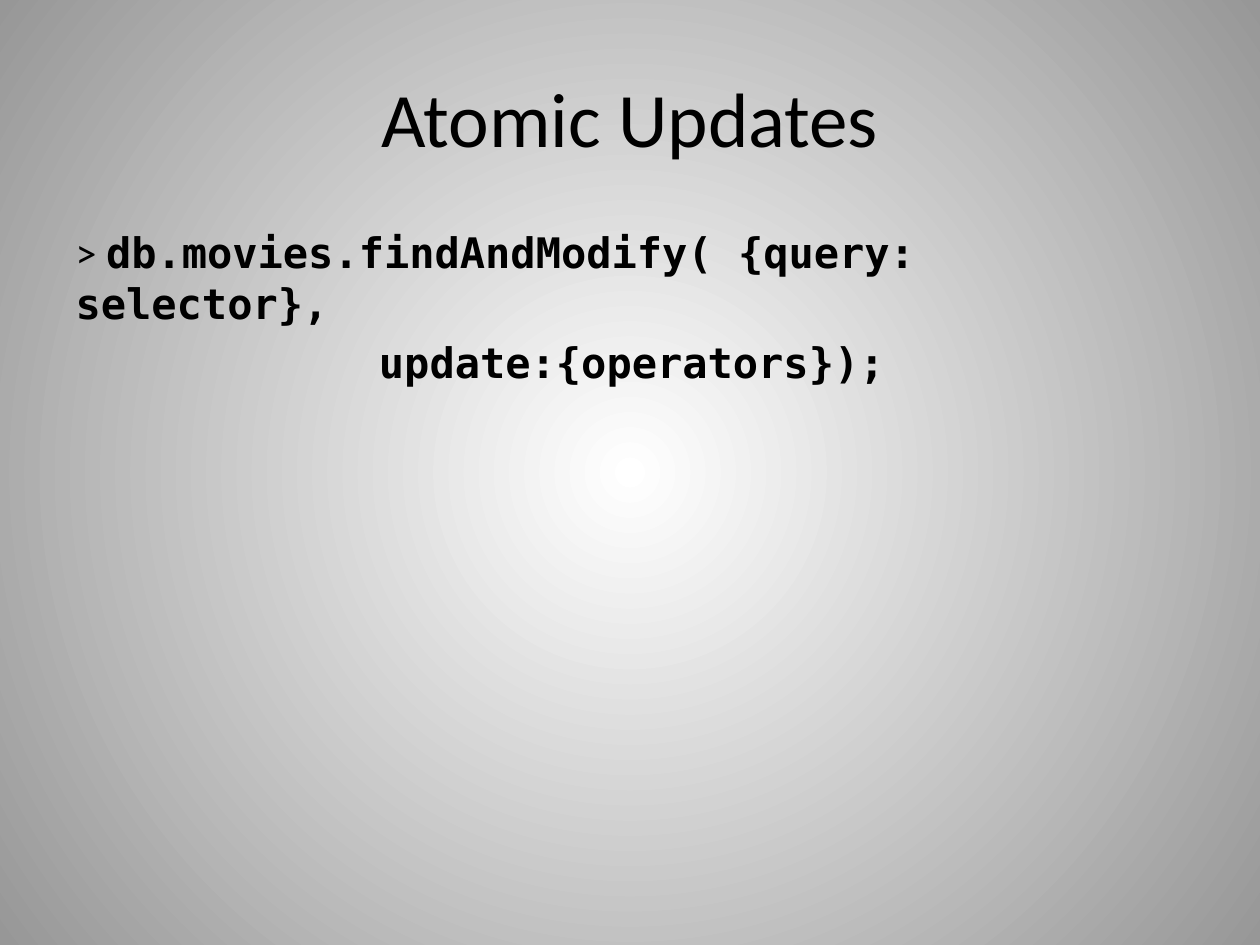
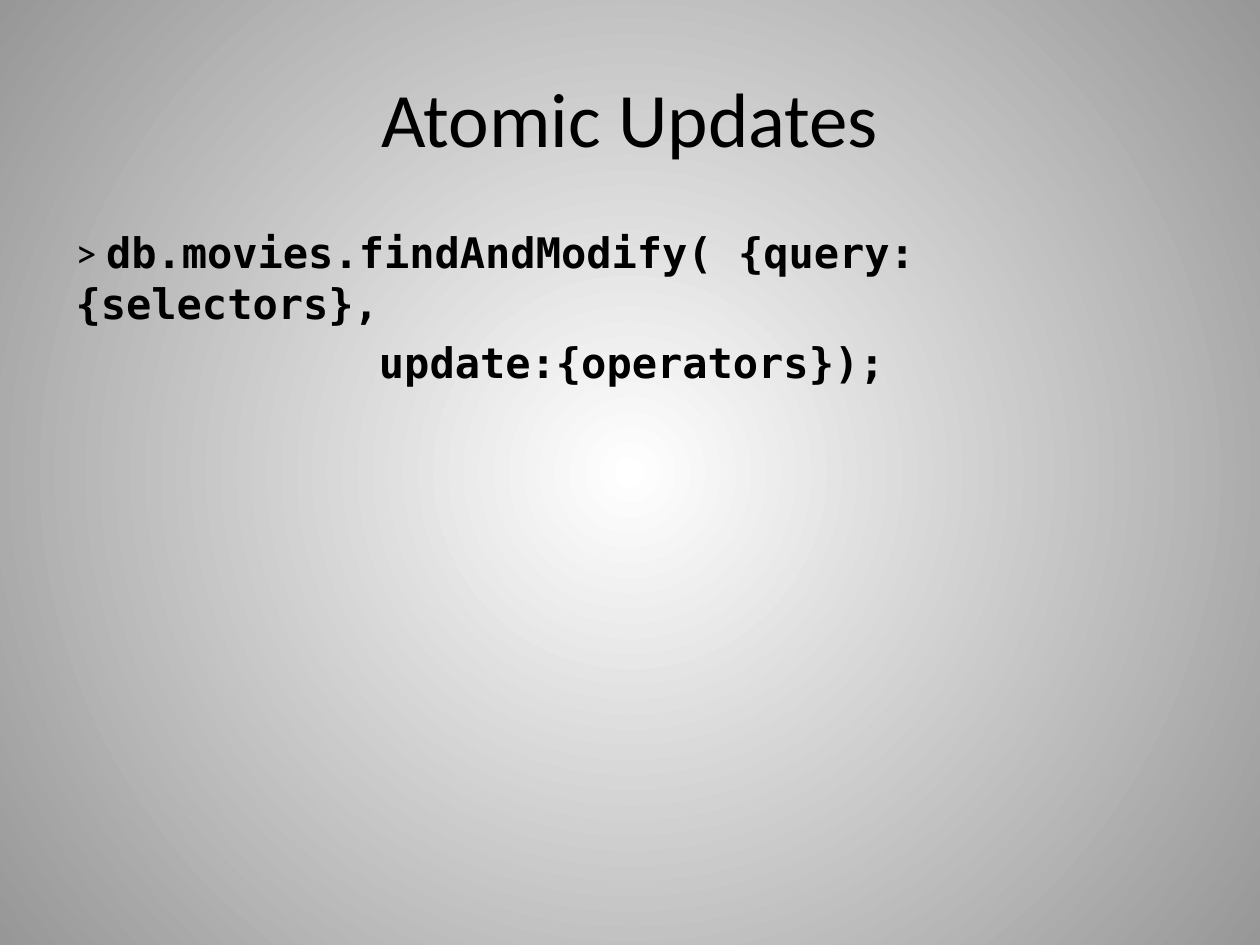
Before and after one commit to dvanvali/mongoDbPresentation, a slide deck: slide 23 of MongoDB.pptx. Drawn at 1260x945 pixels with LibreOffice and Linux fonts; fonts in the diff are those of the drawing. Boxes give left, top, right and bottom in pixels: in the first picture for what was removed or moved away, otherwise in the second. Text is boxed around its words. In the diff, an @@ line names an element or a change of style, - is before the commit and + after.

```diff
--- a/MongoDB.pptx
+++ b/MongoDB.pptx
@@ text at bbox=[76, 234, 915, 326]: text changed @@
-> db.movies.findAndModify( {query: selector},
+> db.movies.findAndModify( {query: {selectors},
```
Also in this commit, not shown: 7 other slides changed, 1 other file.
